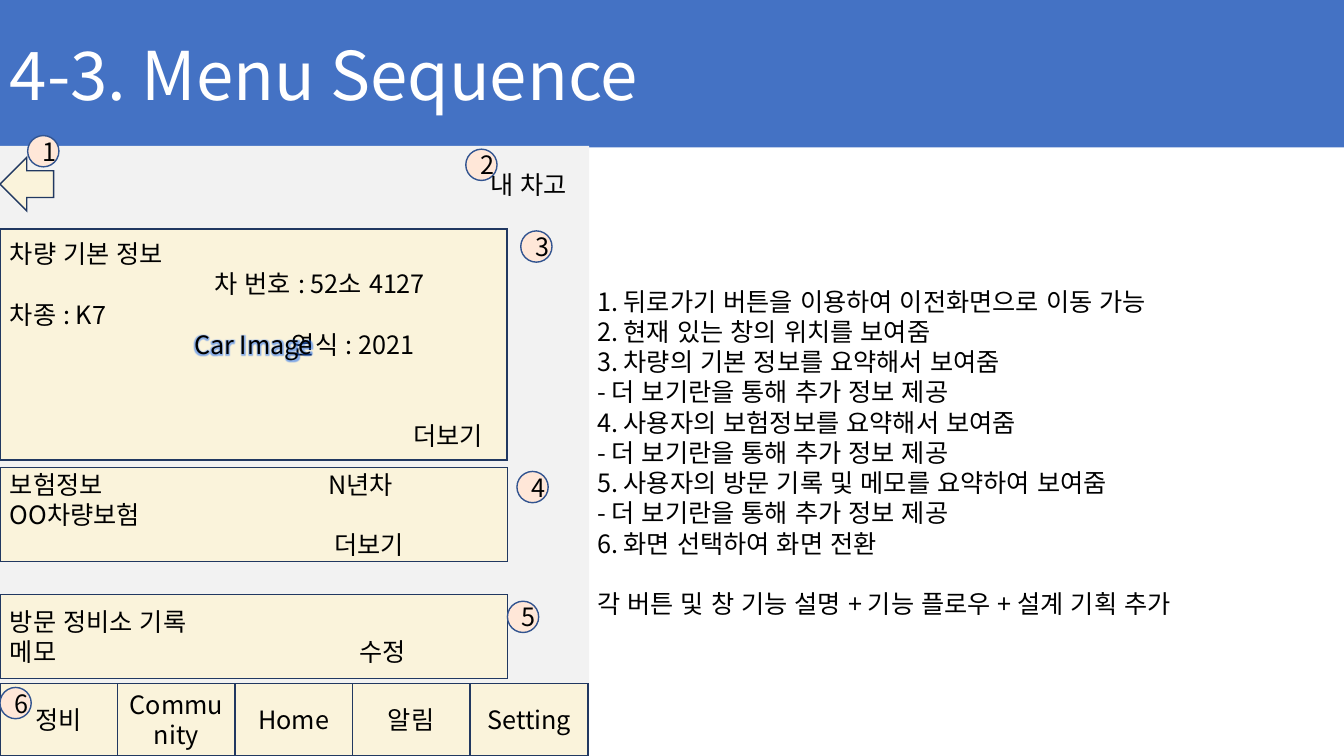
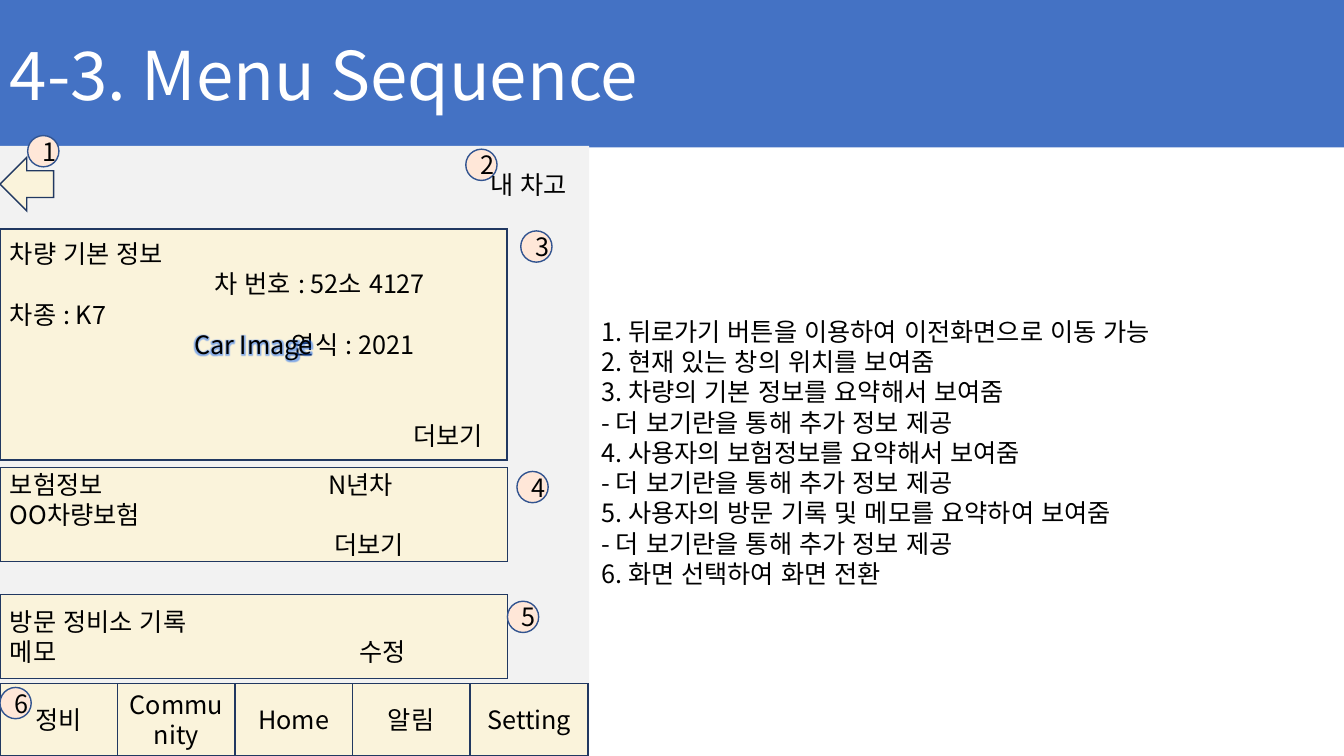
Before and after one commit to ChaeSung-Lee/DJ_InternShip, a slide deck: slide 44 of 2021_Summer/jp.hong/Project_BnC_jph.pptx. Drawn at 1344x756 pixels with LibreOffice and Linux fonts; fonts in the diff are those of the drawing. Boxes give left, top, right and bottom in pixels: in the first picture for what was removed or moved away, otherwise in the second. Text is boxed around its words. In the diff, an @@ line names an element or a change of style, - is before the commit and + after.

```diff
--- a/2021_Summer/jp.hong/Project_BnC_jph.pptx
+++ b/2021_Summer/jp.hong/Project_BnC_jph.pptx
@@ text at bbox=[597, 592, 1170, 615]: paragraph removed @@
-각 버튼 및 창 기능 설명 + 기능 플로우 + 설계 기획 추가
```
Also in this commit, not shown: 11 other slides changed, 13 slides added.
